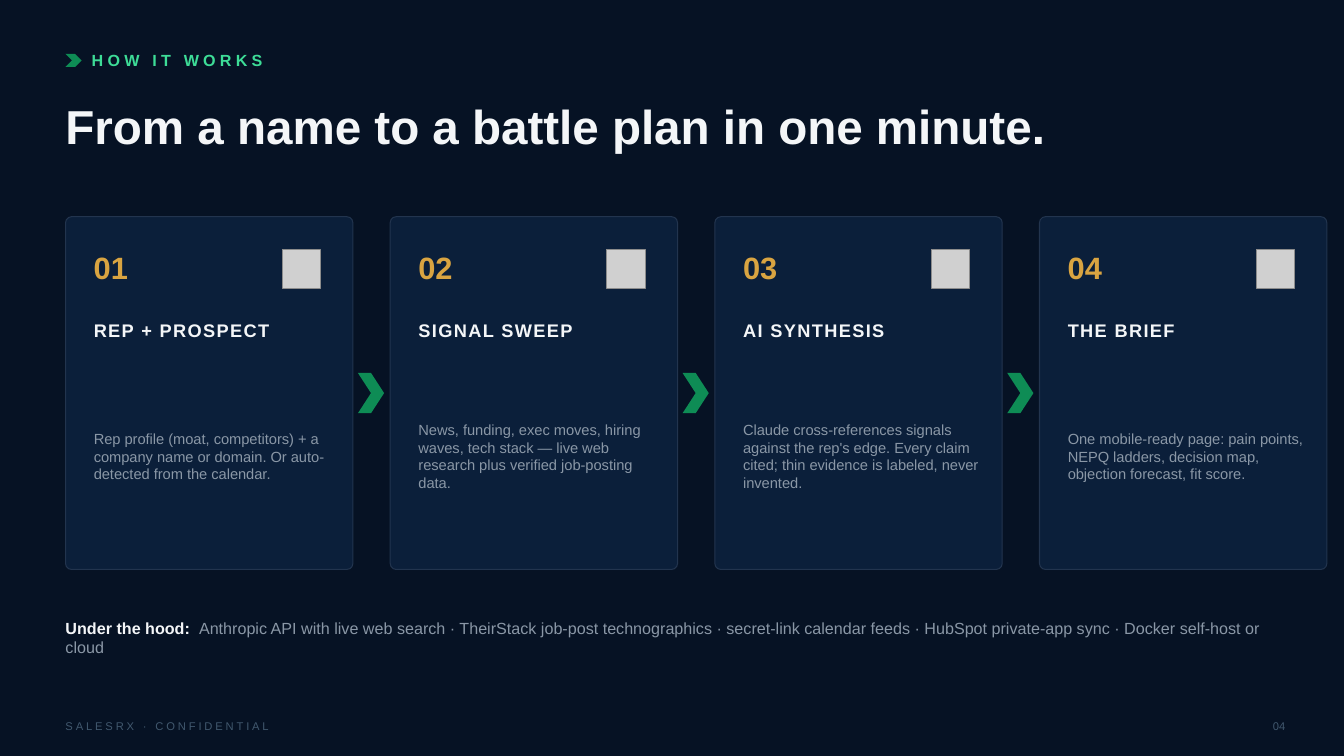
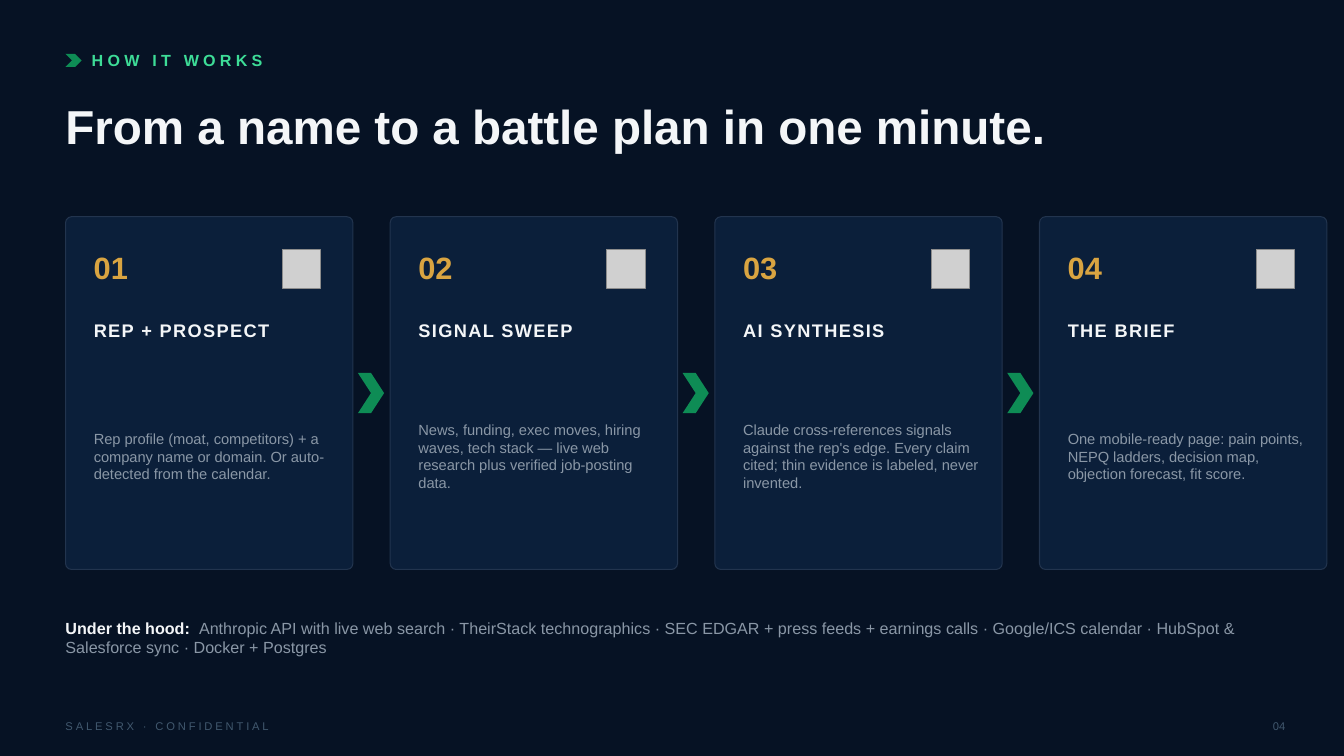
Before and after one commit to sensware/salesrx, a slide deck: slide 4 of docs/salesrx-pitch-deck.pptx. Drawn at 1344x756 pixels with LibreOffice and Linux fonts; fonts in the diff are those of the drawing; grey boxes stand for pictures. Boxes give left, top, right and bottom in pixels: in the first picture for what was removed or moved away, otherwise in the second. Text is boxed around its words. In the diff, an @@ line names an element or a change of style, - is before the commit and + after.

```diff
--- a/docs/salesrx-pitch-deck.pptx
+++ b/docs/salesrx-pitch-deck.pptx
@@ text at (x1=65, y1=622, x2=1220, y2=657): text changed @@
-Under the hood: Anthropic API with live web search · TheirStack job-post technographics · secret-link calendar feeds · HubSpot private-app sync · Docker self-host or cloud
+Under the hood: Anthropic API with live web search · TheirStack technographics · SEC EDGAR + press feeds + earnings calls · Google/ICS calendar · HubSpot & Salesforce sync · Docker + Postgres
```
Also in this commit, not shown: 2 other slides changed, 3 other files.
